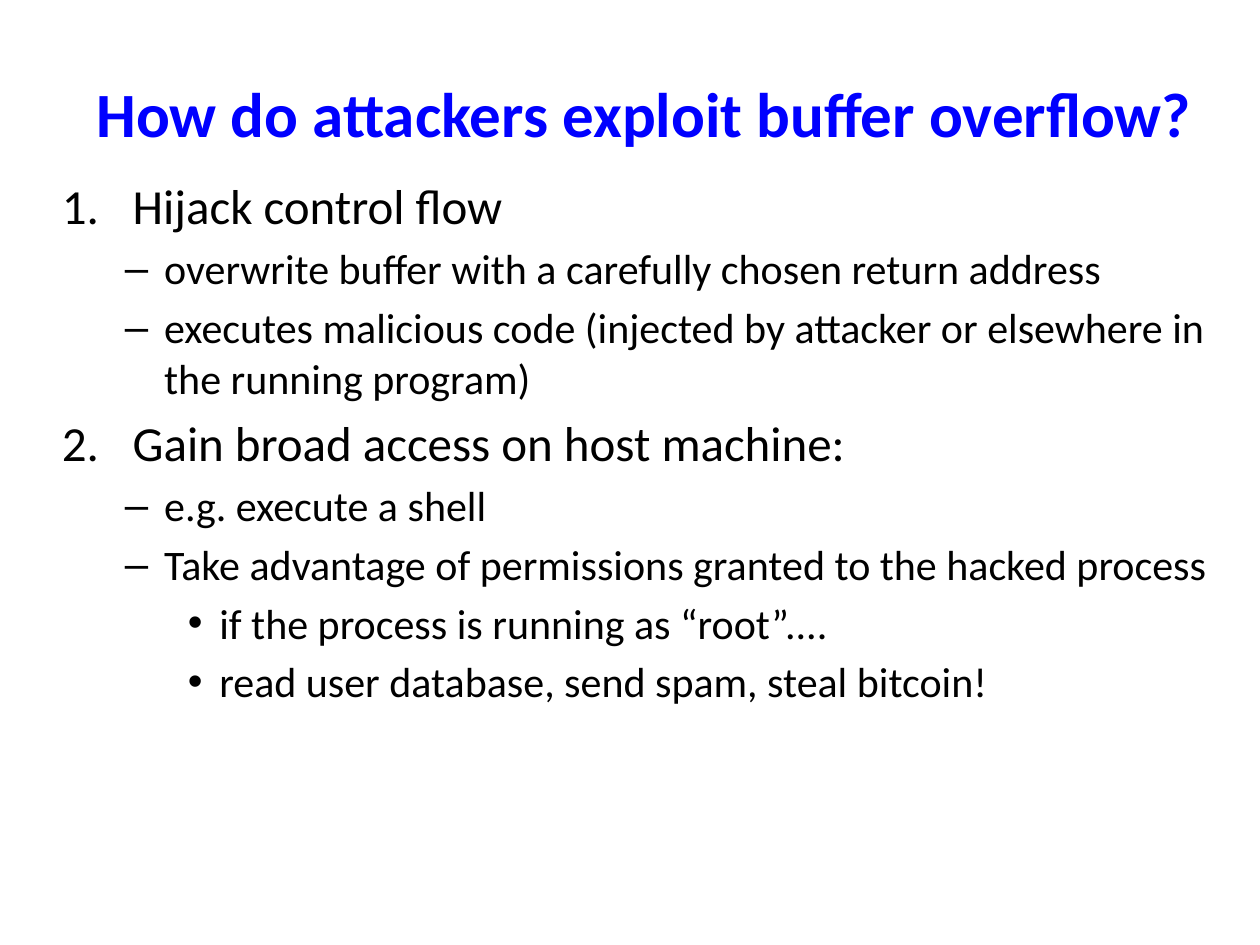
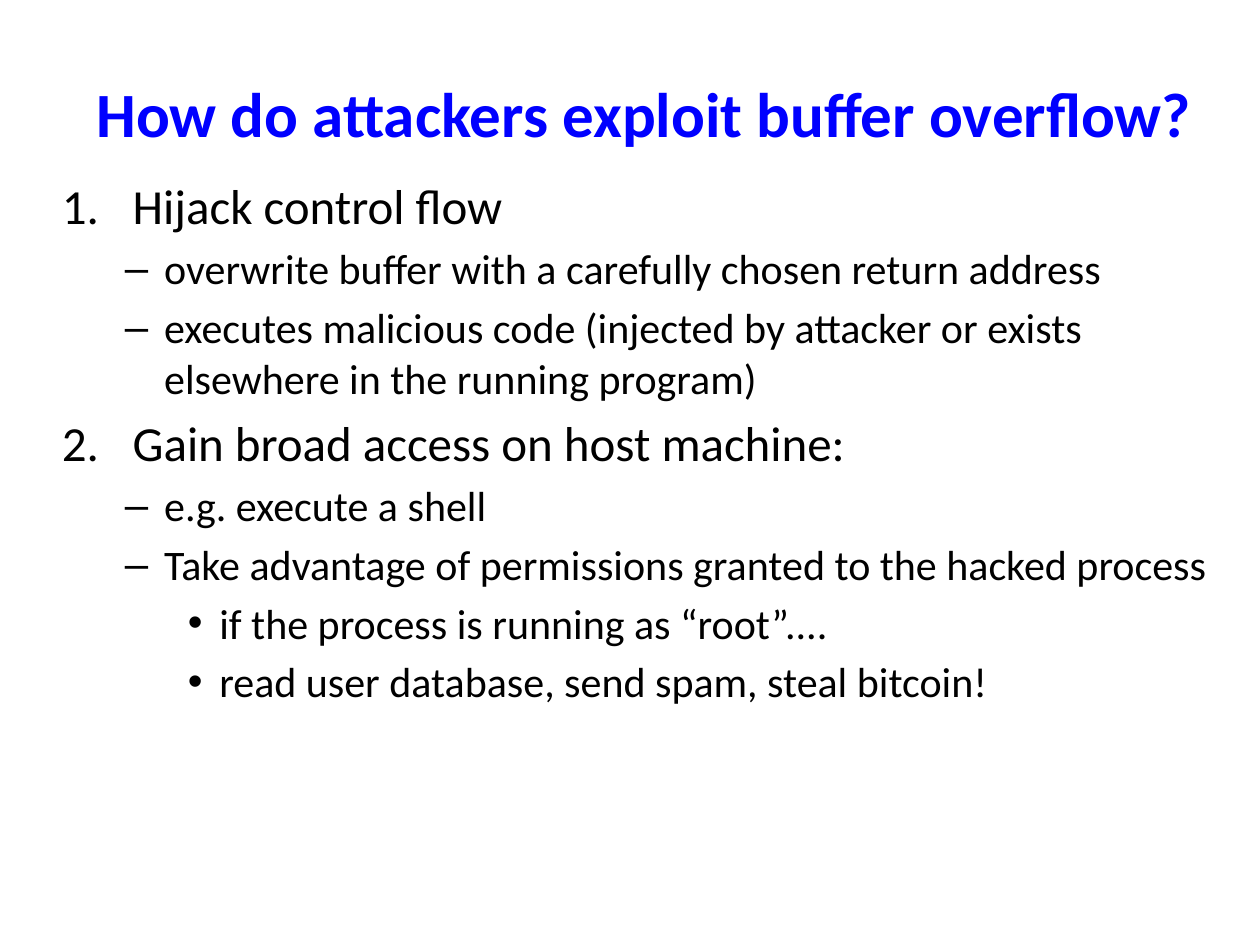
Before and after one commit to NYU-CSO/nyu-cso.github.io, a slide deck: slide 24 of notes/11-machine-layout-overflow.pptx (slide 23 before the commit). Drawn at 1260x945 pixels with LibreOffice and Linux fonts; fonts in the diff are those of the drawing. Boxes give left, top, right and bottom in pixels: in the first picture for what was removed or moved away, otherwise in the second. Text is boxed around its words. In the diff, an @@ line names an element or a change of style, - is before the commit and + after.

```diff
--- a/notes/11-machine-layout-overflow.pptx
+++ b/notes/11-machine-layout-overflow.pptx
@@ text at <box>164,312,1081,402</box>: text changed @@
-  – executes malicious code (injected by attacker or elsewhere in the running program)
+  – executes malicious code (injected by attacker or exists elsewhere in the running program)
```
Also in this commit, not shown: 6 other slides changed, 1 slide added, 3 other files.
